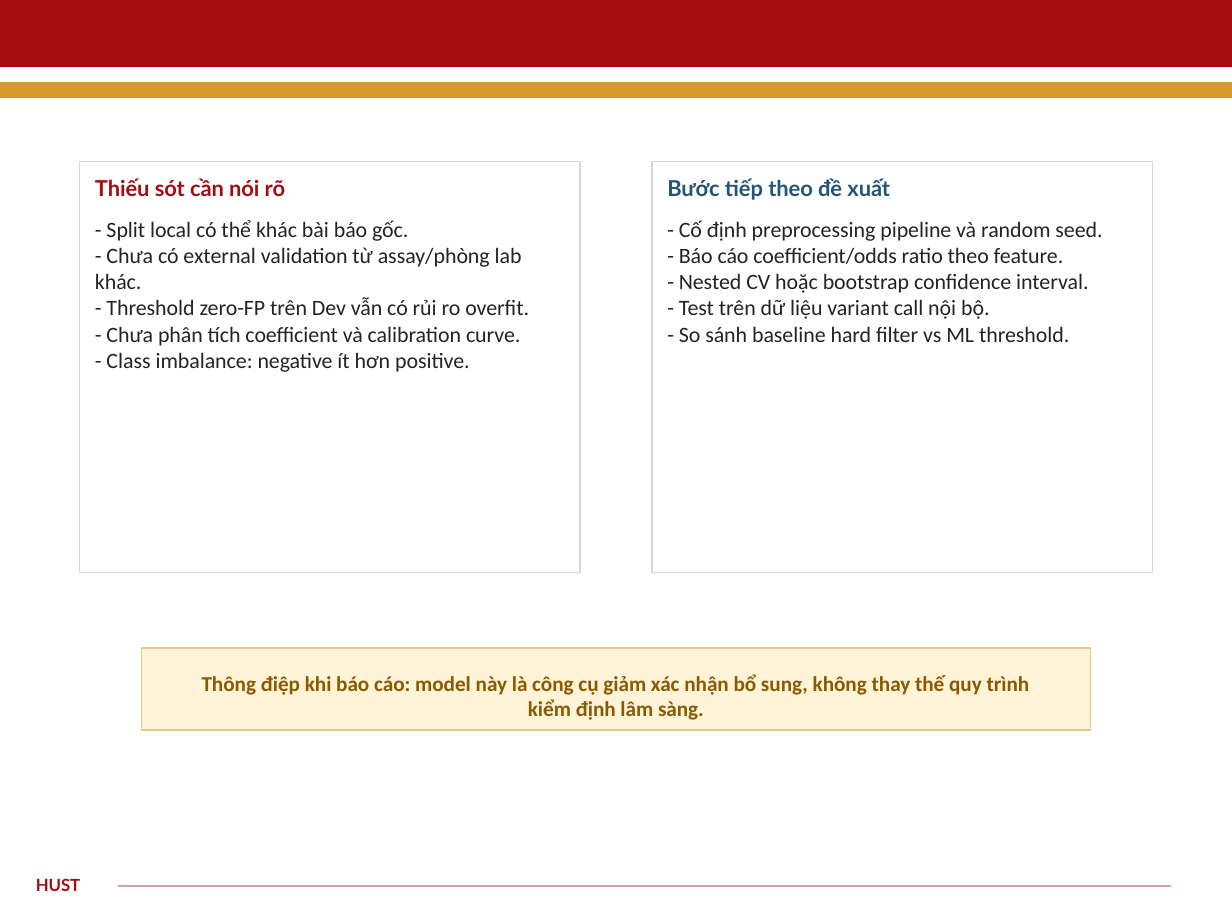
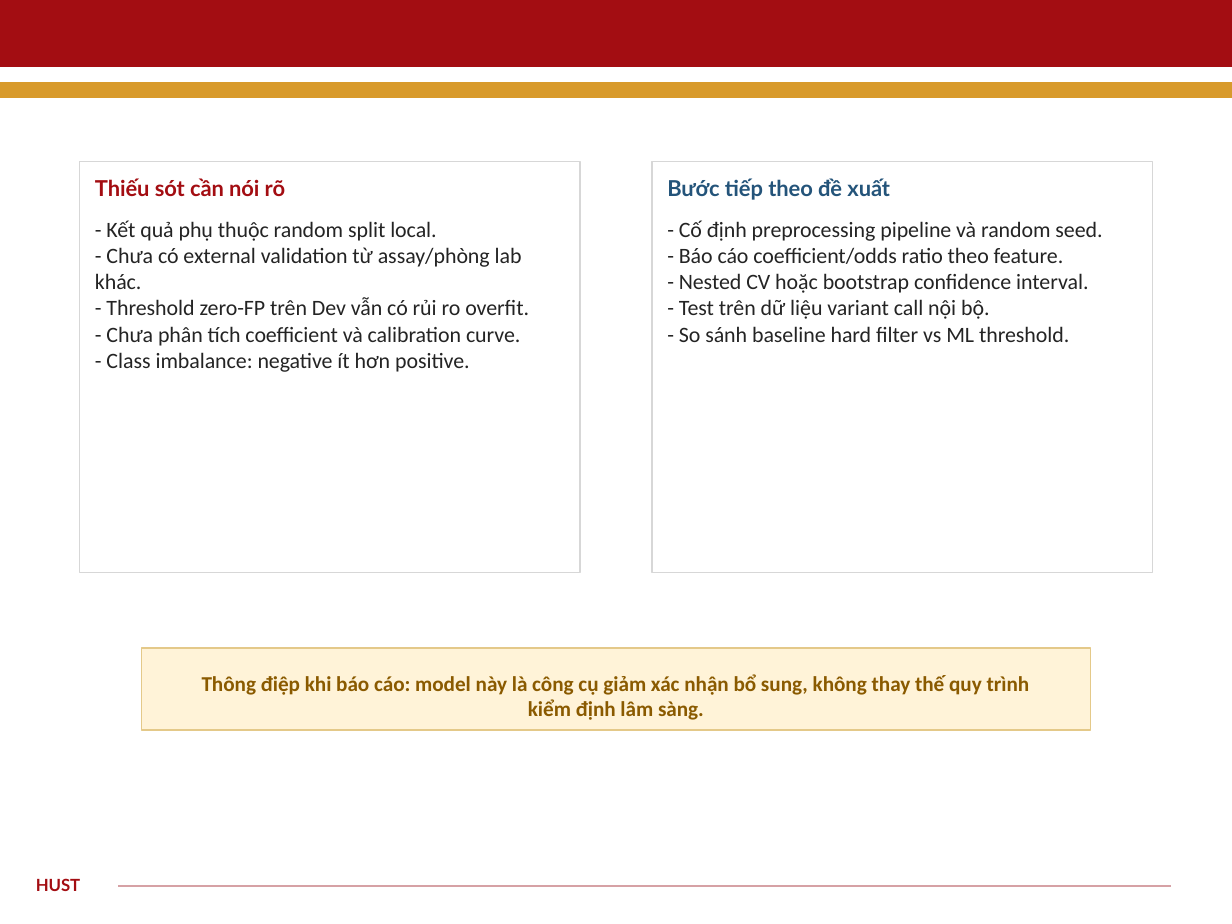
Before and after one commit to BlackHoleHiHi/capture-ngs-variant-confidence-logreg, a slide deck: slide 9 of reports/variant-confidence-hust-report.pptx. Drawn at 1232x924 pixels with LibreOffice and Linux fonts; fonts in the diff are those of the drawing. Boxes give left, top, right and bottom in pixels: in the first picture for what was removed or moved away, otherwise in the second. Text is boxed around its words. In the diff, an @@ line names an element or a change of style, - is before the commit and + after.

```diff
--- a/reports/variant-confidence-hust-report.pptx
+++ b/reports/variant-confidence-hust-report.pptx
@@ text at <box>106,220,436,241</box>: text changed @@
-- Split local có thể khác bài báo gốc.
+- Kết quả phụ thuộc random split local.
```
Also in this commit, not shown: 5 other slides changed, 5 other files.
